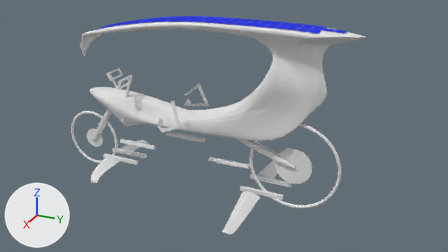
The Blender file kaon_amphib_4.3.3_w_rider-70degrees+7+7degrees_headbow_w_pedals+brachials+cells+water-undercarriage.blend: old version first, new version second.
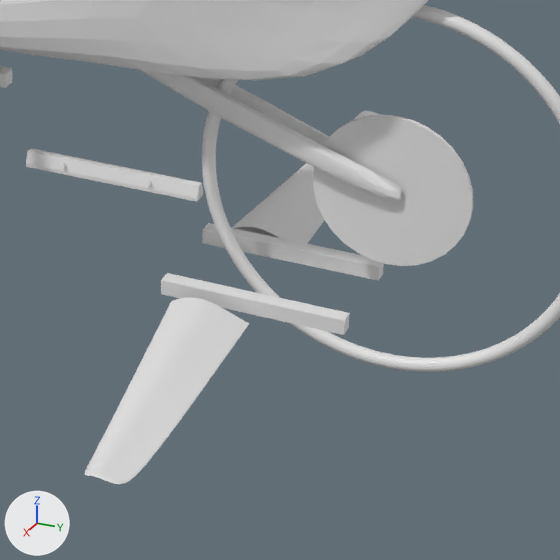
There are two pictures of each version: one from the file's camera 'Camera', one close up on the part from 45% to 74% of the width and 49% to 100% of the height. The lights are fixed; the arrows at lower left show +X, +Y and +Z.

The older version as bpy lines, for what is in view:
```python
me_cube_009 = bpy.data.meshes.new('Cube.009')
me_cube_009.from_pydata(...)  # 42 vertices, 34 faces; spans x -1.29..1.0, y 0.5..2.5, z -1.0..1.76
me_cube_009.materials.append(mat_material_001)  # white #e7e7e7
me_cylinder_015 = bpy.data.meshes.new('Cylinder.015')
me_cylinder_015.from_pydata(...)  # a 32-sided cylinder along z spanning x -1.0..1.0, y -1.0..1.0, z -1.0..1.0
me_torus = bpy.data.meshes.new('Torus')
me_torus.from_pydata(...)  # a torus around z (ring radius 1.2, tube radius 0.05) spanning x -1.24..1.24, y -1.24..1.24, z -0.05..0.05
ob_cylinder_001 = bpy.data.objects.new('Cylinder.001', me_cylinder_015)
ob_cylinder_001.location = (0.0, 11.78, -6.39)
ob_cylinder_001.rotation_euler = (0.0, 1.571, 0.0)  # degrees (0, 90, 0)
ob_cylinder_001.scale = (1.67, 1.67, 0.05)
ob_wheel_rear = bpy.data.objects.new('Wheel_Rear', me_torus)
ob_wheel_rear.location = (0.0, 11.8, -6.36)
ob_wheel_rear.rotation_euler = (0.0, 1.571, 0.0)  # degrees (0, 90, 0)
ob_wheel_rear.scale = (3.34, 3.34, 3.34)
_m = ob_wheel_rear.modifiers.new('Subsurf', 'SUBSURF')
_m.levels = 2
ob_wing_main = bpy.data.objects.new('wing.main', me_cube_009)
ob_wing_main.location = (0.0, 8.49, -9.0)
ob_wing_main.rotation_euler = (0.0, 0.0, -1.571)  # degrees (0, 0, -90)
ob_wing_main.scale = (0.835, 3.34, 0.167)
_m = ob_wing_main.modifiers.new('Subsurf', 'SUBSURF')
_m.levels = 5
_m = ob_wing_main.modifiers.new('Mirror', 'MIRROR')
_m.use_axis = (False, True, False)
# also in view: 'backbone.fix' at (0.0, 5.6, -7.3); 'Shell' at (0.0, 3.3, 0.3); 'AbsorberLeg' at (0.0, 8.7, -5.2); 'carriage.main.L' at (1.2, 9.3, -9.0); 'carriage.main.R' at (-1.2, 9.3, -9.0)
```
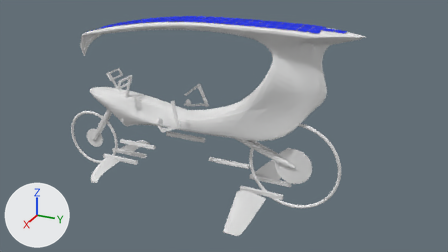
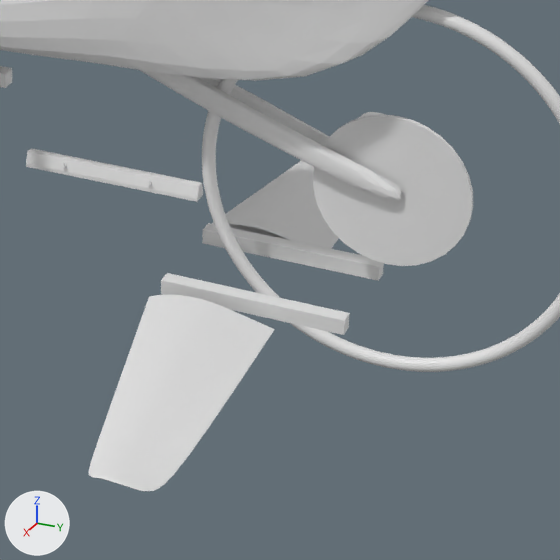
What differs and where, as boxes [x1, y1, x2, y2] in the close-ups (560 x 560 px):
'wing.main', rescaled: before [84, 111, 379, 484]; after [89, 112, 386, 491]

The change, as a diff of the scene's bpy script:
```diff
--- a/kaon_amphib_4.3.3_w_rider-70degrees+7+7degrees_headbow_w_pedals+brachials+cells+water-undercarriage.blend.py
+++ b/kaon_amphib_4.3.3_w_rider-70degrees+7+7degrees_headbow_w_pedals+brachials+cells+water-undercarriage.blend.py
@@ ob_wing_main @@
 ob_wing_main.rotation_euler = (0.0, 0.0, -1.571)  # degrees (0, 0, -90)
-ob_wing_main.scale = (0.835, 3.34, 0.167)
+ob_wing_main.scale = (1.34, 3.34, 0.167)
 _m = ob_wing_main.modifiers.new('Subsurf', 'SUBSURF')
```
